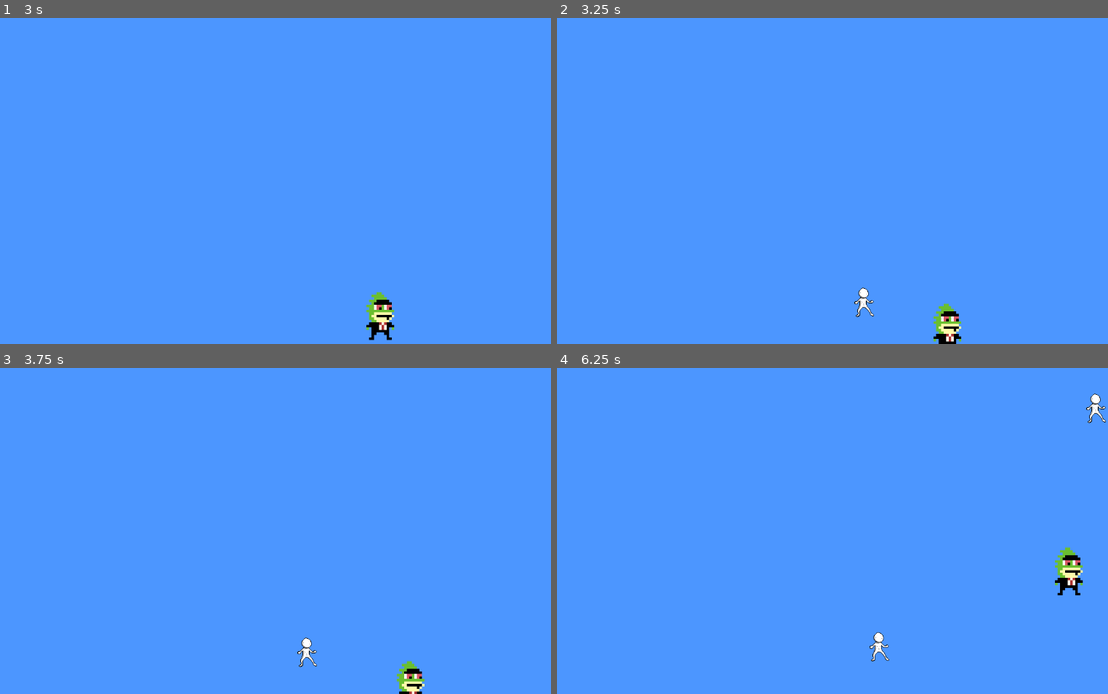
Above: before the commit, frames 1-4 (two rows, left to right).
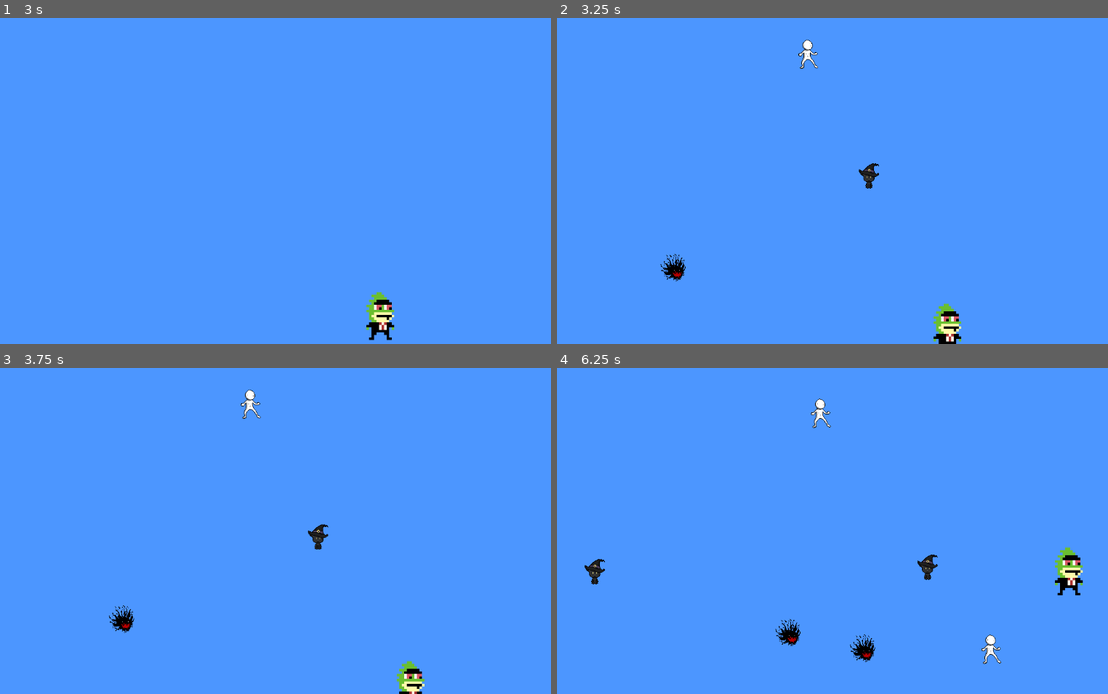
Above: after the commit, the same moments.

Repository: TyMittleider/screen-saver-game
Game: Godot game, scene res://Scenes/root.tscn
The game is run twice, just before and just after one commit, with the same random seed, the same clock (stepped at 60 frames per second) and the same inputs.
Inputs:
- Up to frame 1 (3 s): no input
- Up to frame 2 (3.25 s): no input
- Up to frame 3 (3.75 s): no input
- Up to frame 4 (6.25 s): no input

Frame 1 is identical in both runs. In frame 2, 0.7% of the frame differs, in the area x 18-59%, y 6-92%; in frame 3, 0.7%; in frame 4, 1.3%, in the area x 5-100%, y 7-91%.

Commit message:
a lot of random stuff

Diff:
--- /dev/null
+++ b/Enemies/Data/black_cat.tres
@@ -0,0 +1,7 @@
+[gd_resource type="Resource" script_class="EnemyData" load_steps=2 format=3 uid="uid://dwwdk5t8fl2ip"]
+
+[ext_resource type="Script" uid="uid://bmlxatnjtyvrm" path="res://Enemies/Scripts/enemy_data.gd" id="1_p408g"]
+
+[resource]
+script = ExtResource("1_p408g")
+metadata/_custom_type_script = "uid://bmlxatnjtyvrm"
--- /dev/null
+++ b/Enemies/Data/blank_guy.tres
@@ -0,0 +1,8 @@
+[gd_resource type="Resource" script_class="EnemyData" load_steps=2 format=3 uid="uid://brgjhc62xdwf5"]
+
+[ext_resource type="Script" uid="uid://bmlxatnjtyvrm" path="res://Enemies/Scripts/enemy_data.gd" id="1_58sf6"]
+
+[resource]
+script = ExtResource("1_58sf6")
+speed = 10000.0
+metadata/_custom_type_script = "uid://bmlxatnjtyvrm"
--- /dev/null
+++ b/Enemies/Data/demon.tres
@@ -0,0 +1,7 @@
+[gd_resource type="Resource" script_class="EnemyData" load_steps=2 format=3 uid="uid://3ug0bg63tfft"]
+
+[ext_resource type="Script" uid="uid://bmlxatnjtyvrm" path="res://Enemies/Scripts/enemy_data.gd" id="1_xh8jw"]
+
+[resource]
+script = ExtResource("1_xh8jw")
+metadata/_custom_type_script = "uid://bmlxatnjtyvrm"
--- a/Scenes/enemy2.tscn
+++ b/Enemies/Scenes/black_cat.tscn
@@ -1,7 +1,9 @@
-[gd_scene load_steps=5 format=3 uid="uid://fniglsga7hek"]
+[gd_scene load_steps=7 format=3 uid="uid://fniglsga7hek"]
 
 [ext_resource type="Texture2D" uid="uid://rfv1ec1uxe48" path="res://Sprites/black cat 1.png" id="1_5odvm"]
-[ext_resource type="Script" uid="uid://v4dud480x8pm" path="res://Scenes/enemy_2.gd" id="1_g6ed3"]
+[ext_resource type="Script" uid="uid://v4dud480x8pm" path="res://Enemies/Scripts/black_cat.gd" id="1_g6ed3"]
+[ext_resource type="Script" uid="uid://cfqxamchdw8cl" path="res://Enemies/Scripts/enemy_stats.gd" id="3_bbw3f"]
+[ext_resource type="Resource" uid="uid://dwwdk5t8fl2ip" path="res://Enemies/Data/black_cat.tres" id="4_bpljb"]
 
 [sub_resource type="CapsuleShape2D" id="CapsuleShape2D_g6ed3"]
 radius = 12.0
@@ -18,7 +20,7 @@
 "speed": 5.0
 }]
 
-[node name="enemy2" type="CharacterBody2D"]
+[node name="BlackCat" type="CharacterBody2D"]
 script = ExtResource("1_g6ed3")
 metadata/_edit_group_ = true
 
@@ -28,3 +30,8 @@
 [node name="AnimatedSprite2D" type="AnimatedSprite2D" parent="."]
 position = Vector2(0, -7)
 sprite_frames = SubResource("SpriteFrames_k6nad")
+
+[node name="EnemyStats" type="Node" parent="."]
+script = ExtResource("3_bbw3f")
+data = ExtResource("4_bpljb")
+metadata/_custom_type_script = "uid://cfqxamchdw8cl"
--- a/Scenes/blank_guy.tscn
+++ b/Enemies/Scenes/blank_guy.tscn
@@ -1,7 +1,9 @@
-[gd_scene load_steps=5 format=3 uid="uid://clald8cl8jxx6"]
+[gd_scene load_steps=7 format=3 uid="uid://clald8cl8jxx6"]
 
-[ext_resource type="Script" uid="uid://jykanxi8bdvv" path="res://Scenes/blank_guy.gd" id="1_0ndpa"]
+[ext_resource type="Script" uid="uid://jykanxi8bdvv" path="res://Enemies/Scripts/blank_guy.gd" id="1_0ndpa"]
 [ext_resource type="Texture2D" uid="uid://boixhohlp82xk" path="res://Sprites/blank guy 1.png" id="1_y1nww"]
+[ext_resource type="Script" uid="uid://cfqxamchdw8cl" path="res://Enemies/Scripts/enemy_stats.gd" id="3_ccaik"]
+[ext_resource type="Resource" uid="uid://brgjhc62xdwf5" path="res://Enemies/Data/blank_guy.tres" id="4_mapyq"]
 
 [sub_resource type="CapsuleShape2D" id="CapsuleShape2D_0ndpa"]
 height = 56.0
@@ -32,4 +34,9 @@
 wait_time = 3.0
 autostart = true
 
+[node name="EnemyStats" type="Node" parent="."]
+script = ExtResource("3_ccaik")
+data = ExtResource("4_mapyq")
+metadata/_custom_type_script = "uid://cfqxamchdw8cl"
+
 [connection signal="timeout" from="Timer" to="." method="_on_timer_timeout"]
--- a/Scenes/enemy.tscn
+++ b/Enemies/Scenes/demon.tscn
@@ -1,7 +1,9 @@
-[gd_scene load_steps=5 format=3 uid="uid://i62xnjsqspnb"]
+[gd_scene load_steps=7 format=3 uid="uid://i62xnjsqspnb"]
 
-[ext_resource type="Script" uid="uid://dpwqttou33edm" path="res://Scenes/enemy.gd" id="1_1f0kj"]
+[ext_resource type="Script" uid="uid://dpwqttou33edm" path="res://Enemies/Scripts/demon.gd" id="1_1f0kj"]
 [ext_resource type="Texture2D" uid="uid://snc34gkj46p5" path="res://Sprites/shadow monster.png" id="1_hghv2"]
+[ext_resource type="Script" uid="uid://cfqxamchdw8cl" path="res://Enemies/Scripts/enemy_stats.gd" id="3_fxa6a"]
+[ext_resource type="Resource" uid="uid://3ug0bg63tfft" path="res://Enemies/Data/demon.tres" id="4_uhnm4"]
 
 [sub_resource type="CircleShape2D" id="CircleShape2D_hghv2"]
 radius = 21.023796
@@ -17,7 +19,7 @@
 "speed": 5.0
 }]
 
-[node name="enemy" type="RigidBody2D" groups=["enemies"]]
+[node name="Demon" type="RigidBody2D" groups=["enemies"]]
 gravity_scale = 0.0
 script = ExtResource("1_1f0kj")
 metadata/_edit_group_ = true
@@ -28,3 +30,8 @@
 [node name="AnimatedSprite2D" type="AnimatedSprite2D" parent="."]
 position = Vector2(1, 10)
 sprite_frames = SubResource("SpriteFrames_1f0kj")
+
+[node name="EnemyStats" type="Node" parent="."]
+script = ExtResource("3_fxa6a")
+data = ExtResource("4_uhnm4")
+metadata/_custom_type_script = "uid://cfqxamchdw8cl"
--- a/Scenes/enemy_2.gd
+++ b/Enemies/Scripts/black_cat.gd
@@ -5,7 +5,7 @@
 const JUMP_VELOCITY = -400.0
 
 
-func _physics_process(delta):
+func _physics_process(_delta):
 	var player = get_tree().root.find_child('player', true, false)
 	var direction = (player.position - position).normalized()
 	velocity = direction * SPEED
--- /dev/null
+++ b/Enemies/Scripts/blank_guy.gd
@@ -0,0 +1,35 @@
+extends RigidBody2D
+
+const FRICTION = 25
+
+@onready var stats: EnemyStats = $EnemyStats
+
+# Called when the node enters the scene tree for the first time.
+func _ready():
+	pass
+
+
+# Called every frame. 'delta' is the elapsed time since the previous frame.
+func _process(_delta):
+	var friction_force = calc_friction(linear_velocity)
+	apply_force(friction_force)
+
+
+func _on_timer_timeout():
+	var player = get_tree().root.find_child('player', true, false)
+	var direction = (player.position - position).normalized()
+	apply_force(direction * stats.data.speed)
+
+
+func calc_friction(velocity):
+	var f_x
+	var f_y
+	if velocity.x < 0:
+		f_x = FRICTION
+	else:
+		f_x = -FRICTION
+	if velocity.y < 0:
+		f_y = FRICTION
+	else:
+		f_y = -FRICTION
+	return Vector2(f_x, f_y)
--- a/Scenes/enemy.gd
+++ b/Enemies/Scripts/demon.gd
@@ -1,6 +1,7 @@
 extends RigidBody2D
 
-@export var speed = 50
+@onready var stats: EnemyStats = $EnemyStats
+
 var screen_size
 var velocity
 
@@ -10,7 +11,7 @@
 	velocity = Vector2(1,1)
 
 # Called every frame. 'delta' is the elapsed time since the previous frame.
-func _process(delta):
+func _process(_delta):
 	var player = get_tree().root.find_child('player', true, false)
 	var direction = (player.position - position).normalized()
-	apply_force(direction * speed)
+	apply_force(direction * stats.data.speed)
--- /dev/null
+++ b/Enemies/Scripts/enemy_data.gd
@@ -0,0 +1,8 @@
+extends Resource
+class_name EnemyData
+
+@export var max_health: float = 100
+@export var damage: float = 10
+@export var speed: float = 50
+@export var xp_reward: int = 10
+@export var loot_table: Array[Resource] = []
--- /dev/null
+++ b/Enemies/Scripts/enemy_stats.gd
@@ -0,0 +1,14 @@
+extends Node
+class_name EnemyStats
+
+@export var data: EnemyData
+
+var current_health: float
+
+# Called when the node enters the scene tree for the first time.
+func _ready():
+	if data:
+		current_health = data.max_health
+
+func get_damage() -> float:
+	return data.damage if data else 0.0
--- a/Scenes/blank_guy.gd
+++ /dev/null
@@ -1,30 +0,0 @@
-extends RigidBody2D
-
-const FRICTION = 25
-const SPEED = 10000
-
-# Called when the node enters the scene tree for the first time.
-func _ready():
-	pass # Replace with function body.
-
-
-# Called every frame. 'delta' is the elapsed time since the previous frame.
-func _process(delta):
-	var f_x
-	var f_y
-	if linear_velocity.x < 0:
-		f_x = FRICTION
-	else:
-		f_x = -FRICTION
-	if linear_velocity.y < 0:
-		f_y = FRICTION
-	else:
-		f_y = -FRICTION
-	var friction_force = Vector2(f_x, f_y)
-	apply_force(friction_force)
-
-
-func _on_timer_timeout():
-	var player = get_tree().root.find_child('player', true, false)
-	var direction = (player.position - position).normalized()
-	apply_force(direction * SPEED)
--- a/Scenes/root.gd
+++ b/Scenes/root.gd
@@ -12,22 +12,18 @@
 	$spawn_timer.start()
 
 # Called every frame. 'delta' is the elapsed time since the previous frame.
-func _process(delta):
+func _process(_delta):
 	pass
 
 func _on_spawn_timer_timeout():
-	var player = find_child('player', true, false)
-
 	var enemy = enemy_scene.instantiate()
 	var enemy2 = cat_enemy.instantiate()
 	var blank = blank_guy.instantiate()
-
-	var spawn_position = Vector2(randf_range(0, screen_size.x), randf_range(0, screen_size.y))
 
 	enemy.position = Vector2(randf_range(0, screen_size.x), randf_range(0, screen_size.y))
 	enemy2.position = Vector2(randf_range(0, screen_size.x), randf_range(0, screen_size.y))
 	blank.position = Vector2(randf_range(0, screen_size.x), randf_range(0, screen_size.y))
 
-	#add_child(enemy)
-	#add_child(enemy2)
+	add_child(enemy)
+	add_child(enemy2)
 	add_child(blank)
--- a/Scenes/root.tscn
+++ b/Scenes/root.tscn
@@ -2,9 +2,9 @@
 
 [ext_resource type="Script" uid="uid://brh55nshrlm0y" path="res://Scenes/root.gd" id="1_8pvmw"]
 [ext_resource type="PackedScene" uid="uid://bhqu2rslf10tx" path="res://Scenes/player.tscn" id="1_i04dx"]
-[ext_resource type="PackedScene" uid="uid://i62xnjsqspnb" path="res://Scenes/enemy.tscn" id="2_vnucn"]
-[ext_resource type="PackedScene" uid="uid://fniglsga7hek" path="res://Scenes/enemy2.tscn" id="3_c3mwy"]
-[ext_resource type="PackedScene" uid="uid://clald8cl8jxx6" path="res://Scenes/blank_guy.tscn" id="4_4g5cr"]
+[ext_resource type="PackedScene" uid="uid://i62xnjsqspnb" path="res://Enemies/Scenes/demon.tscn" id="2_vnucn"]
+[ext_resource type="PackedScene" uid="uid://fniglsga7hek" path="res://Enemies/Scenes/black_cat.tscn" id="3_c3mwy"]
+[ext_resource type="PackedScene" uid="uid://clald8cl8jxx6" path="res://Enemies/Scenes/blank_guy.tscn" id="4_4g5cr"]
 
 [node name="Main" type="Node"]
 script = ExtResource("1_8pvmw")
--- /dev/null
+++ b/Scenes/spawner.gd
@@ -0,0 +1,11 @@
+extends Node
+
+
+# Called when the node enters the scene tree for the first time.
+func _ready():
+	pass # Replace with function body.
+
+
+# Called every frame. 'delta' is the elapsed time since the previous frame.
+func _process(delta):
+	pass
--- /dev/null
+++ b/Scenes/spawner.tscn
@@ -0,0 +1,8 @@
+[gd_scene load_steps=2 format=3 uid="uid://c6uolobwxasdy"]
+
+[ext_resource type="Script" uid="uid://nt0jjutgqgur" path="res://Scenes/spawner.gd" id="1_2bop2"]
+
+[node name="Spawner" type="Node"]
+script = ExtResource("1_2bop2")
+
+[node name="SpawnTimer" type="Timer" parent="."]
--- /dev/null
+++ b/Weapons/Data/bite.tres
@@ -0,0 +1,7 @@
+[gd_resource type="Resource" script_class="WeaponData" load_steps=2 format=3 uid="uid://dsmqrb8yjr2dt"]
+
+[ext_resource type="Script" uid="uid://bqcks15cf0tla" path="res://Weapons/Scripts/weapon_data.gd" id="1_75rob"]
+
+[resource]
+script = ExtResource("1_75rob")
+metadata/_custom_type_script = "uid://bqcks15cf0tla"
--- /dev/null
+++ b/Weapons/Scenes/slash.tscn
@@ -0,0 +1,28 @@
+[gd_scene load_steps=4 format=3 uid="uid://1mopf638ikxg"]
+
+[ext_resource type="Texture2D" uid="uid://v7w4vpe6floo" path="res://Sprites/slash.png" id="1_ruk4i"]
+
+[sub_resource type="CapsuleShape2D" id="CapsuleShape2D_11vl8"]
+height = 22.0
+
+[sub_resource type="SpriteFrames" id="SpriteFrames_muy11"]
+animations = [{
+"frames": [{
+"duration": 1.0,
+"texture": ExtResource("1_ruk4i")
+}],
+"loop": true,
+"name": &"default",
+"speed": 5.0
+}]
+
+[node name="Slash" type="Area2D"]
+
+[node name="CollisionShape2D" type="CollisionShape2D" parent="."]
+position = Vector2(0, -8)
+shape = SubResource("CapsuleShape2D_11vl8")
+
+[node name="AnimatedSprite2D" type="AnimatedSprite2D" parent="."]
+position = Vector2(0, -13)
+scale = Vector2(0.375, 0.421875)
+sprite_frames = SubResource("SpriteFrames_muy11")
--- /dev/null
+++ b/Weapons/Scripts/weapon.gd
@@ -0,0 +1,30 @@
+extends Node2D
+class_name Weapon
+
+@export var data : WeaponData
+@export var enabled: bool = true
+
+var attack_timer: Timer
+var level: int = 1
+
+# Called when the node enters the scene tree for the first time.
+func _ready():
+	pass # Replace with function body.
+
+func setup_timer():
+	attack_timer = Timer.new()
+	add_child(attack_timer)
+	if data:
+		attack_timer.wait_time = data.attack_rate
+		attack_timer.timeout.connect(_on_attack_timer_timeout)
+		attack_timer.start()
+
+func _on_attack_timer_timeout():
+	if enabled:
+		attack()
+
+func attack():
+	pass
+
+func level_up():
+	level += 1
--- /dev/null
+++ b/Weapons/Scripts/weapon_data.gd
@@ -0,0 +1,12 @@
+extends Resource
+class_name WeaponData
+
+@export var weapon_name: String = "Weapon"
+@export var damage: float = 10.0
+@export var attack_rate: float = 1.0
+@export var projectile_speed: float = 300.0
+@export var projectile_count: int = 1
+@export var pierce: int = 1
+@export var range: float = 500.0
+@export var area_size: float = 50.0
+@export var icon: Texture2D
Renamed: Scenes/enemy_2.gd.uid -> Enemies/Scripts/black_cat.gd.uid
Renamed: Scenes/blank_guy.gd.uid -> Enemies/Scripts/blank_guy.gd.uid
Renamed: Scenes/enemy.gd.uid -> Enemies/Scripts/demon.gd.uid
Not shown, added: Enemies/Scripts/enemy_data.gd.uid
Not shown, added: Enemies/Scripts/enemy_stats.gd.uid
Not shown, added: Scenes/spawner.gd.uid
Binary file added: Sprites/slash.png
Not shown, added: Sprites/slash.png.import
Not shown, added: Weapons/Scripts/weapon.gd.uid
Not shown, added: Weapons/Scripts/weapon_data.gd.uid
